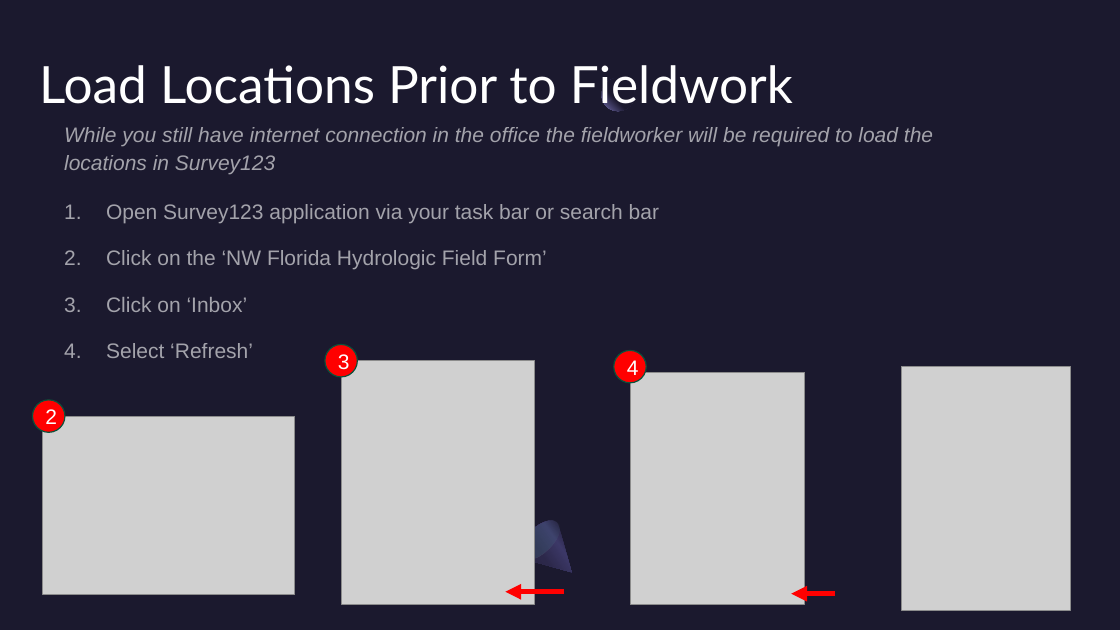
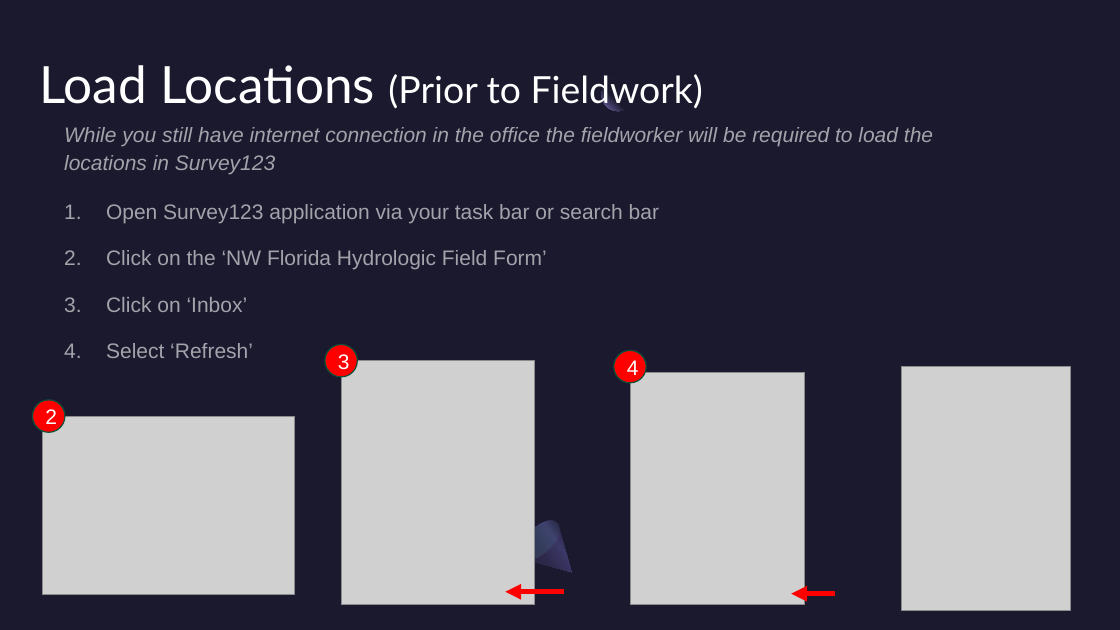
Before and after one commit to NWFWMD-IT/Hydrologic-Monitoring-Project, a slide deck: slide 4 of documents/user_guides/Hydrologic-Monitoring-Project-Fieldwork-Instructions.pptx (slide 3 before the commit). Drawn at 1120x630 pixels with LibreOffice and Linux fonts; fonts in the diff are those of the drawing; grey boxes stand for pictures. Boxes give left, top, right and bottom in pixels: in the first picture for what was removed or moved away, otherwise in the second. Text is boxed around its words. In the diff, an @@ line names an element or a change of style, - is before the commit and + after.

```diff
--- a/documents/user_guides/Hydrologic-Monitoring-Project-Fieldwork-Instructions.pptx
+++ b/documents/user_guides/Hydrologic-Monitoring-Project-Fieldwork-Instructions.pptx
@@ title at [39, 65, 703, 111]: text changed; size 44 to 32 pt @@
-Load Locations Prior to Fieldwork
+Load Locations (Prior to Fieldwork)
```
Also in this commit, not shown: 3 other slides changed, 1 slide added.
